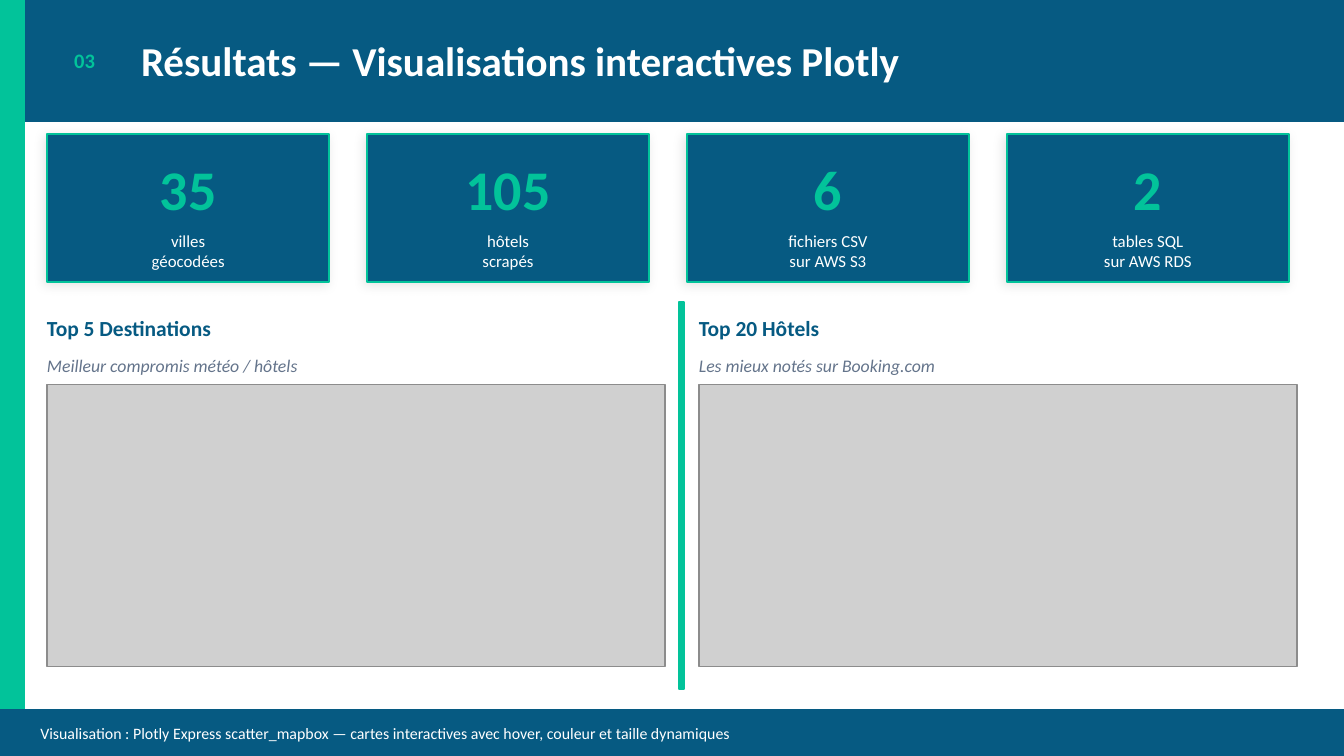
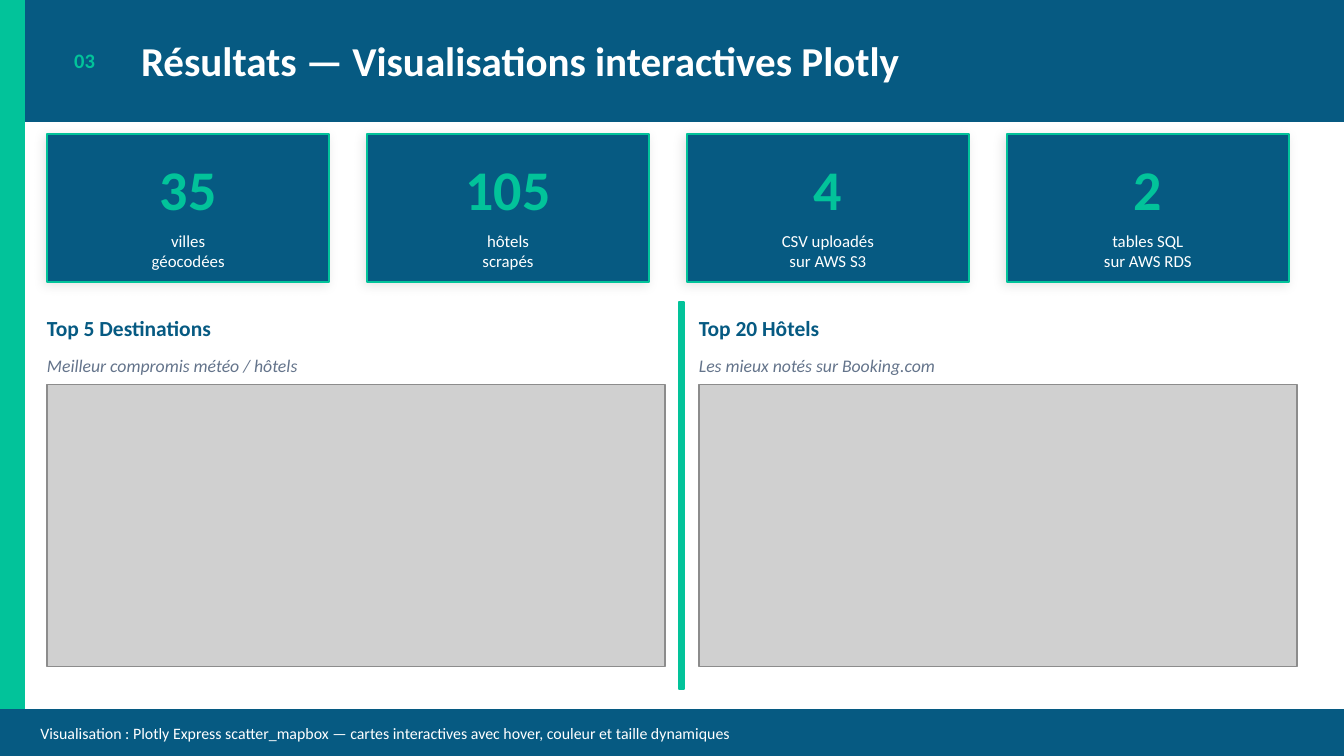
Before and after one commit to AichaFa/2-Projets-Fullstack, a slide deck: slide 3 of 1-Construire et gérer une infrastructure de données/Projet-Planifiez votre voyage avec Kayak/Kayak_Story_slides.pptx. Drawn at 1344x756 pixels with LibreOffice and Linux fonts; fonts in the diff are those of the drawing; grey boxes stand for pictures. Boxes give left, top, right and bottom in pixels: in the first picture for what was removed or moved away, otherwise in the second. Text is boxed around its words. In the diff, an @@ line names an element or a change of style, - is before the commit and + after.

Commit message:
Mise à jour Kayak : modifications et suppressions de fichiers

```diff
--- a/1-Construire et gérer une infrastructure de données/Projet-Planifiez votre voyage avec Kayak/Kayak_Story_slides.pptx
+++ b/1-Construire et gérer une infrastructure de données/Projet-Planifiez votre voyage avec Kayak/Kayak_Story_slides.pptx
@@ text at (814,174,842,210): text changed @@
-6
+4
@@ text at (782,235,874,250): text changed @@
-fichiers CSV
+CSV uploadés
```
Also in this commit, not shown: 3 other slides changed, 2 other files.
